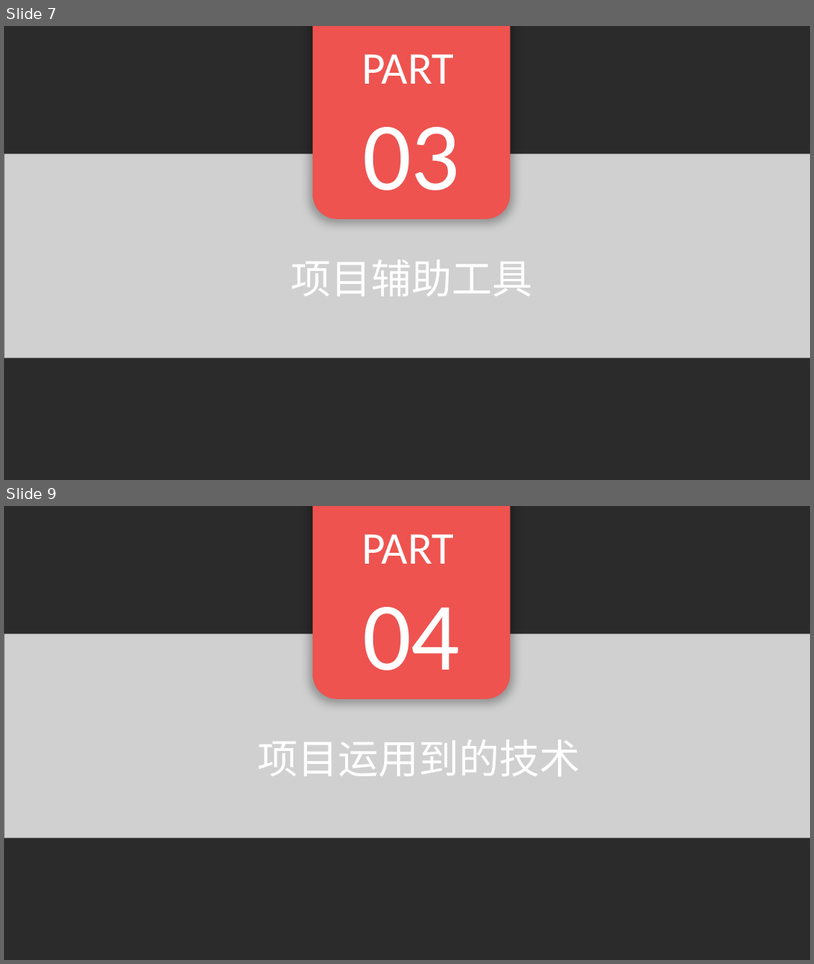
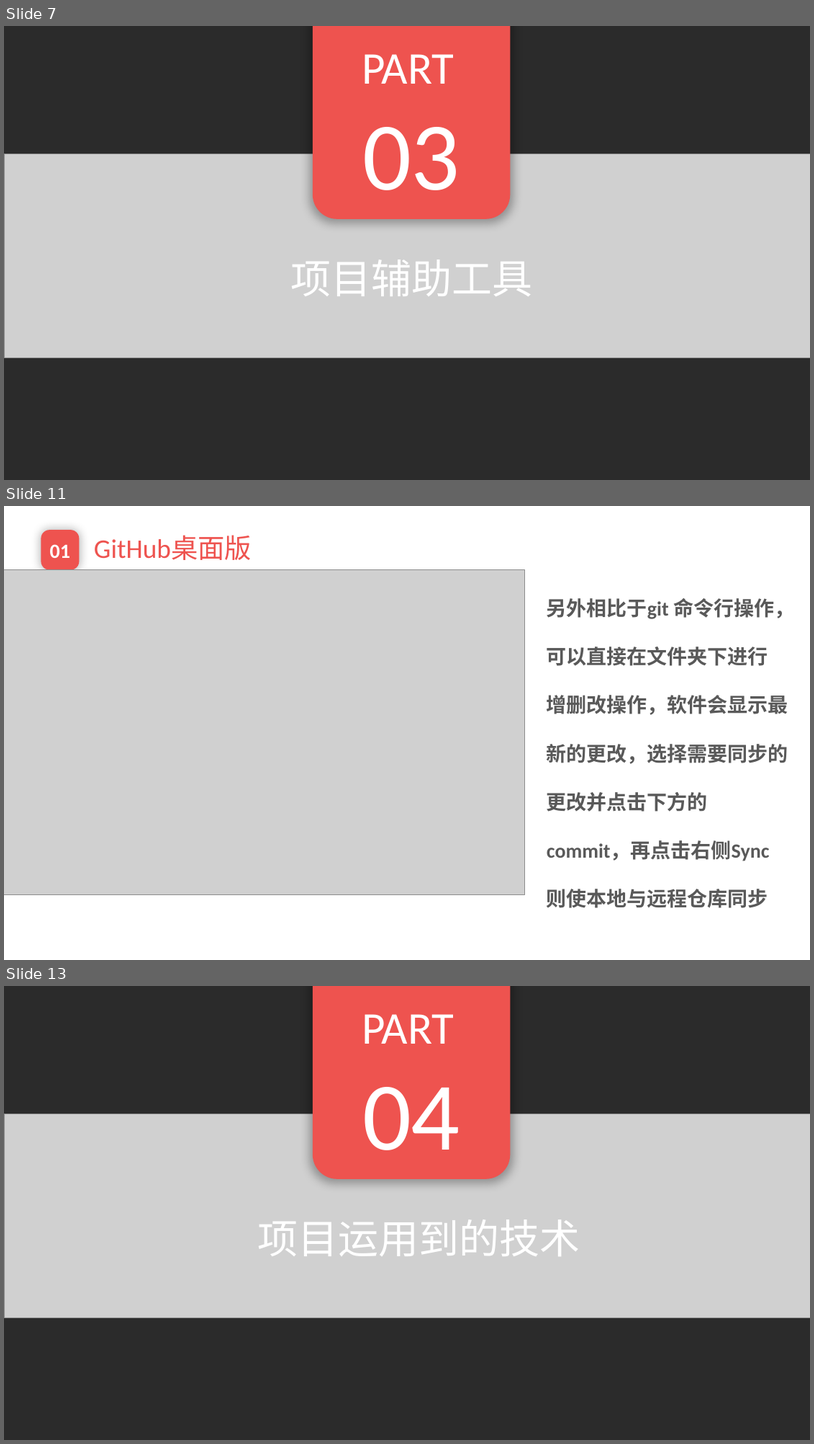
Before and after one commit to EnInternalChat/se2017, a slide deck: doc/个人汇报-焦点.pptx. Shown one above the other, each under a label of ours: slides 7 and 9 before the commit, slides 7, 11 and 13 after it; the slides between them are not shown. The pictures are 814x964 and 814x1444 pixels, drawn with LibreOffice and Linux fonts; fonts in the diff are those of the drawing; grey boxes stand for pictures; background and template pictures are left out; a plain dark background stands for a picture behind light text. Boxes give left, top, right and bottom in pixels: in the first picture for what was removed or moved away, otherwise in the second. Text is boxed around its words. In the diff, an @@ line names an element or a change of style, - is before the commit and + after.

```diff
--- a/doc/个人汇报-焦点.pptx
+++ b/doc/个人汇报-焦点.pptx
@@ slide 11 added at (4,506,810,960), background picture (left out) @@
@@ rounded rectangle added at (41,530,79,569), fill #EE534F, 24 pt, text #FFFFFF, bold @@
+01
@@ text added at (94,536,252,560), 32 pt, text #EE534F @@
+GitHub桌面版
@@ picture added at (4,570,525,894) @@
@@ text added at (547,598,795,861), 24 pt, text #595959, bold @@
+另外相比于git 命令行操作，
+可以直接在文件夹下进行
+增删改操作，软件会显示最新的更改，选择需要同步的更改并点击下方的commit，再点击右侧Sync则使本地与远程仓库同步
@@ what was slide 9 is now slide 13 @@
```
Also in this commit, not shown: 4 slides changed, 8 other slides added.
